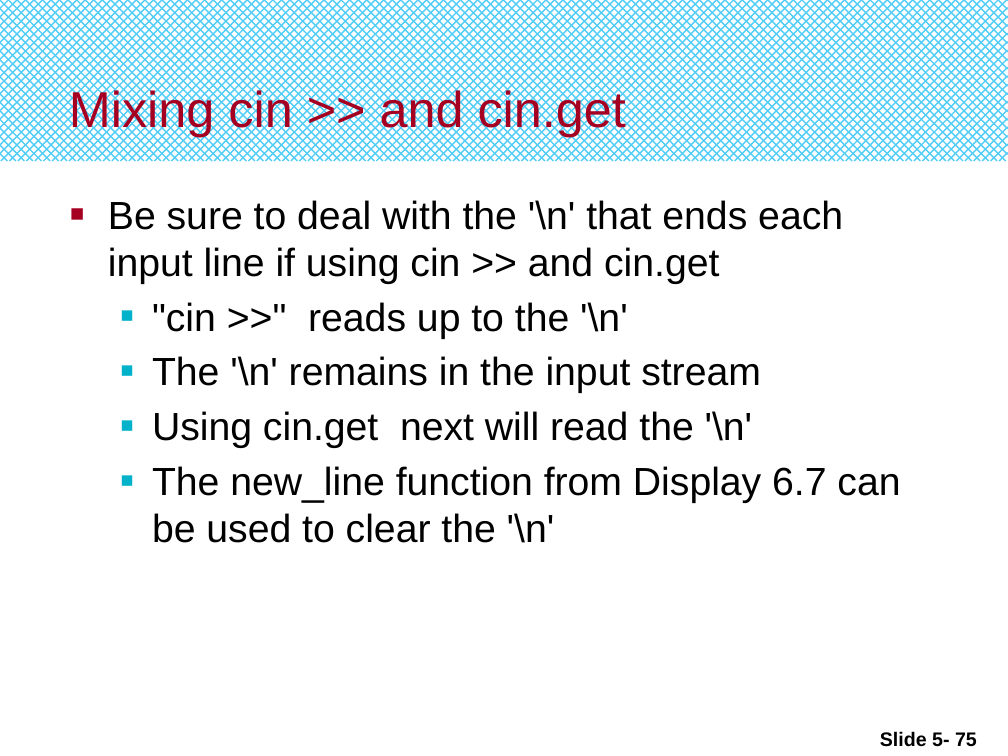
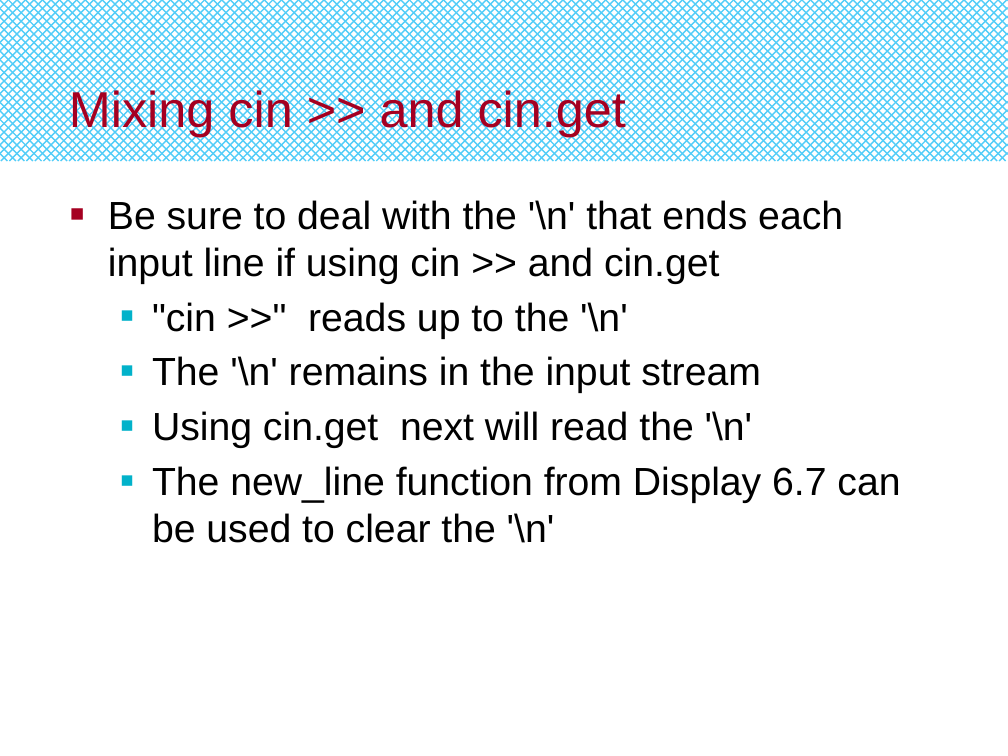
Before and after one commit to djuanbei/CPLUSPLUS, a slide deck: slide 75 of ppt/Chapter 6.pptx. Drawn at 1008x756 pixels with LibreOffice and Linux fonts; fonts in the diff are those of the drawing. Boxes give left, top, right and bottom in pixels: in the first picture for what was removed or moved away, otherwise in the second. Text is boxed around its words. In the diff, an @@ line names an element or a change of style, - is before the commit and + after.

```diff
--- a/ppt/Chapter 6.pptx
+++ b/ppt/Chapter 6.pptx
@@ page number removed at bbox=[880, 731, 977, 747] @@
-Slide 5- 75
```
Also in this commit, not shown: 19 other slides changed, 2 other files.
